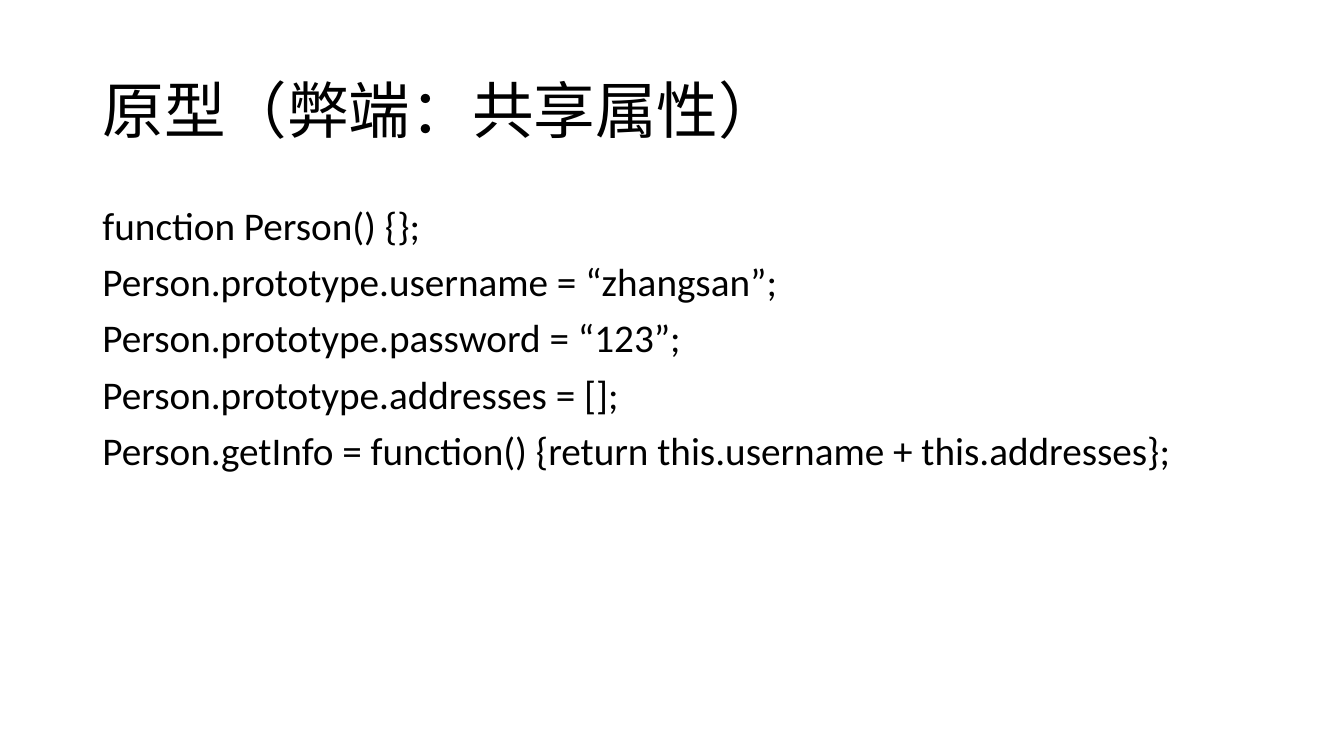
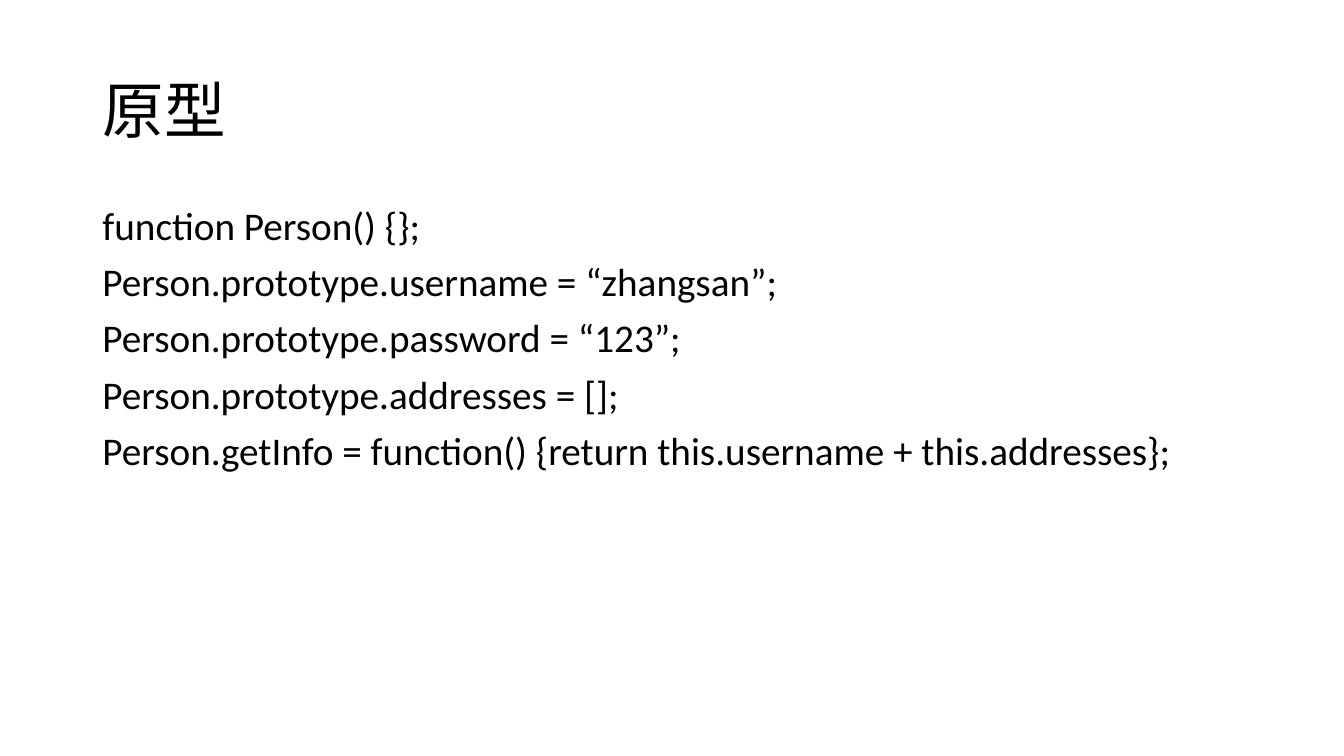
Before and after one commit to logan2013/java8, a slide deck: slide 18 of JavaScript.pptx. Drawn at 1344x756 pixels with LibreOffice and Linux fonts; fonts in the diff are those of the drawing. Boxes give left, top, right and bottom in pixels: in the first picture for what was removed or moved away, otherwise in the second. Text is boxed around its words. In the diff, an @@ line names an element or a change of style, - is before the commit and + after.

```diff
--- a/JavaScript.pptx
+++ b/JavaScript.pptx
@@ title at [102,81,225,138]: text changed @@
-原型（弊端：共享属性）
+原型
```
Also in this commit, not shown: 6 other slides changed, 1 slide added, 1 slide removed, 25 other files.
